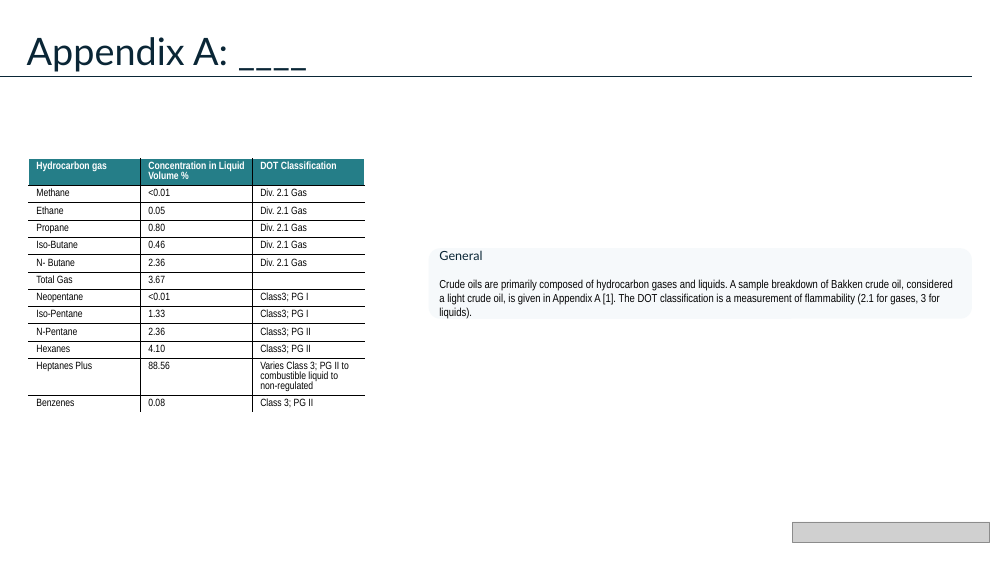
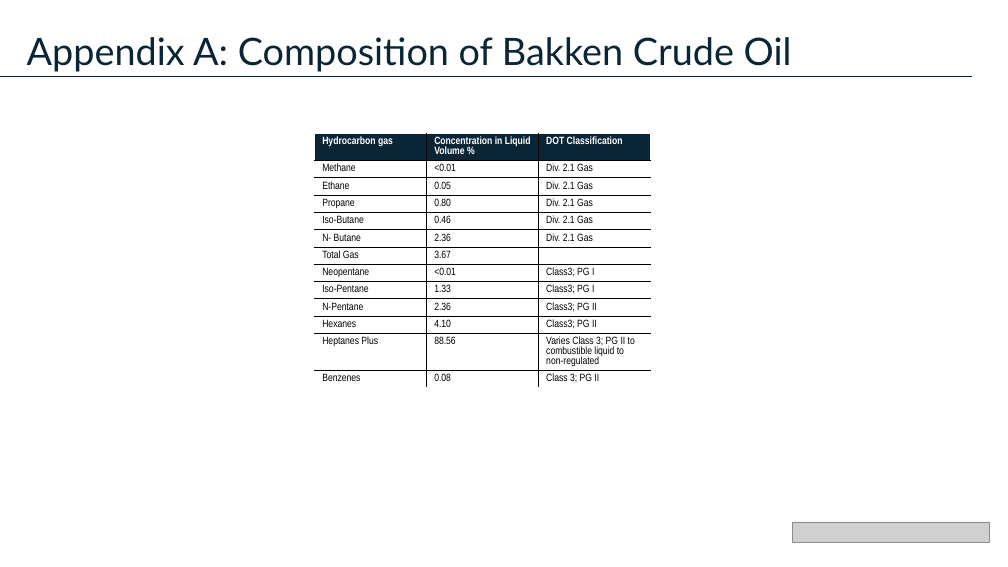
Before and after one commit to cameronmackinnon/crude_oil_accidents, a slide deck: slide 20 of presentations/Pipeline Accidents Presentation v0.pptx (slide 18 before the commit). Drawn at 1008x567 pixels with LibreOffice and Linux fonts; fonts in the diff are those of the drawing; grey boxes stand for pictures. Boxes give left, top, right and bottom in pixels: in the first picture for what was removed or moved away, otherwise in the second. Text is boxed around its words. In the diff, an @@ line names an element or a change of style, - is before the commit and + after.

```diff
--- a/presentations/Pipeline Accidents Presentation v0.pptx
+++ b/presentations/Pipeline Accidents Presentation v0.pptx
@@ text at (27, 37, 792, 72): text changed @@
-Appendix A: ____
+Appendix A: Composition of Bakken Crude Oil
@@ table at (315, 134, 650, 434) @@
@@ fill #257E88 to #0A2536 in row 1 @@
@@ table: place and size @@
-table at (29, 159, 364, 459)
+table at (315, 134, 650, 434)
@@ rounded rectangle removed at (429, 248, 972, 318) @@
-General
-Crude oils are primarily composed of hydrocarbon gases and liquids. A sample breakdown of Bakken crude oil, considered a light crude oil, is given in Appendix A [1]. The DOT classification is a measurement of flammability (2.1 for gases, 3 for liquids).
```
Also in this commit, not shown: 7 other slides changed, 5 slides added, 3 slides removed, 7 other files.
